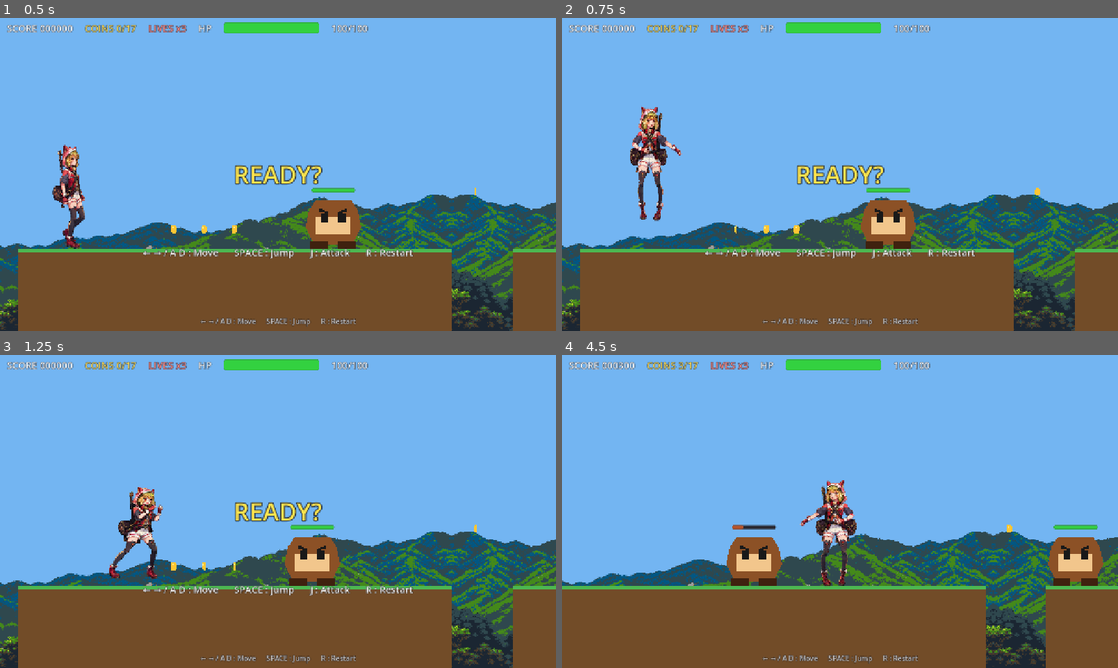
Above: before the commit, frames 1-4 (two rows, left to right).
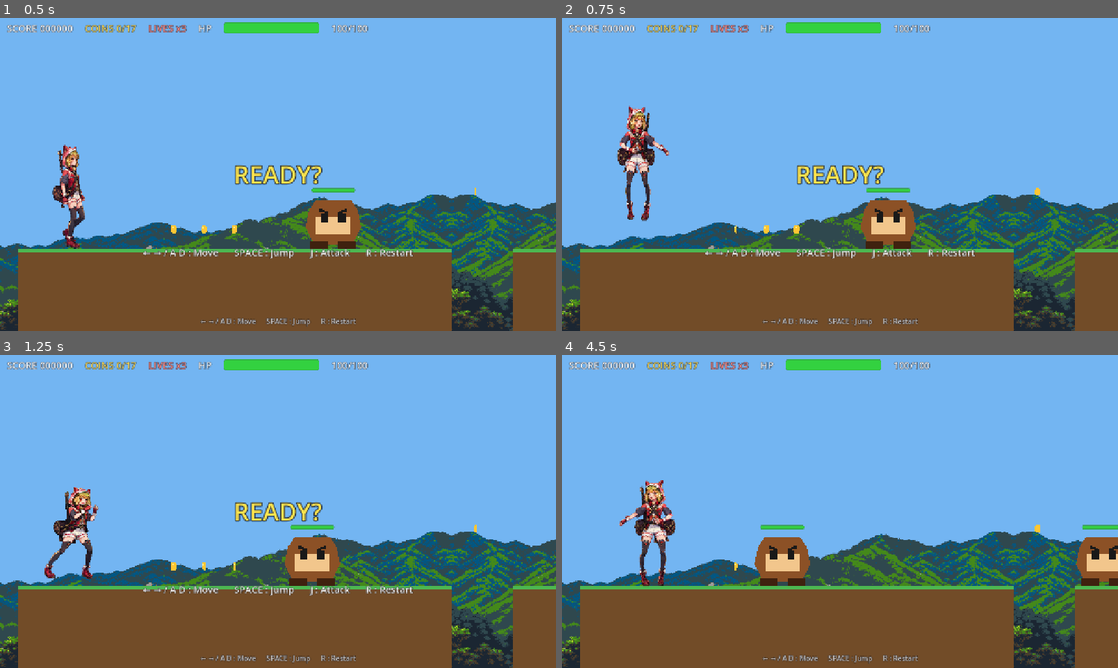
Above: after the commit, the same moments.

Repository: Daihamamatsu/godot_test
Game: Godot game, scene res://scenes/main.tscn
The game is run twice, just before and just after one commit, with the same random seed, the same clock (stepped at 60 frames per second) and the same inputs.
Inputs:
- Up to frame 1 (0.5 s): no input
- Up to frame 2 (0.75 s): tap Enter at 0.5 s; hold D (move_right) from 0.53 s (still down); hold Space (jump) from 0.53 s (still down); tap J (attack) at 0.6 s
- Up to frame 3 (1.25 s): keep holding D (move_right); keep holding Space (jump)
- Up to frame 4 (4.5 s): release Space (jump) at 1.28 s; tap Space (jump) at 1.35, 1.52, 1.82, 3.02, 3.32 s; tap J (attack) at 1.55, 2.1, 2.85, 4.35 s; release D (move_right) at 2.03 s; hold A (move_left) 2.03-2.78 s; hold Space (jump) 2.03-2.78 s; hold D (move_right) 2.78-4.28 s; hold Space (jump) 3.53-4.28 s; hold A (move_left) from 4.28 s (still down)

Frame 1 is identical in both runs. In frame 2, 2.0% of the frame differs, in the area x 9-22%, y 28-65%; in frame 3, 2.3%; in frame 4, 16%, in the area x 0-100%, y 2-100%.

Commit message:
fix: 攻撃中の操作制限と敵のくらいモーションを追加 (Issue #19)

Diff:
--- a/scripts/enemy.gd
+++ b/scripts/enemy.gd
@@ -9,6 +9,9 @@
 const MAX_FALL_SPEED := 800.0
 const MAX_HP := 100
 const STOMP_AP := 50
+const HITSTUN_TIME := 0.3
+const HITSTUN_KNOCKBACK := 180.0
+const HITSTUN_ALPHA := 0.45
 
 @onready var hurt: Area2D = $Hurt
 @onready var hurt_shape: CollisionShape2D = $Hurt/CollisionShape2D
@@ -17,6 +20,7 @@
 var dir := -1
 var dead := false
 var hp := MAX_HP
+var hitstun := 0.0
 
 
 func _ready() -> void:
@@ -32,9 +36,18 @@
 	if dead:
 		return
 
+	if hitstun > 0.0:
+		hitstun = maxf(hitstun - dt, 0.0)
+		velocity.x = move_toward(velocity.x, 0.0, 900.0 * dt)
+		velocity.y = minf(velocity.y + GRAVITY * dt, MAX_FALL_SPEED)
+		move_and_slide()
+		modulate.a = HITSTUN_ALPHA if hitstun > 0.0 else 1.0
+		return
+
 	velocity.x = dir * SPEED
 	velocity.y = minf(velocity.y + GRAVITY * dt, MAX_FALL_SPEED)
 	move_and_slide()
+	modulate.a = 1.0
 
 	if is_on_wall():
 		dir = -dir
@@ -64,15 +77,31 @@
 
 
 func _on_hurt_area_entered(area: Area2D) -> void:
-	if dead or not area.is_in_group("player_attack"):
+	if dead or hitstun > 0.0 or not area.is_in_group("player_attack"):
 		return
 	var attacker := area.get_parent()
 	if not attacker.is_in_group("player") or not attacker.has_method("consume_attack_hit"):
 		return
 	if not attacker.consume_attack_hit(self):
 		return
-	take_damage(attacker.ATTACK_AP)
+	receive_attack_damage(attacker.ATTACK_AP, attacker)
 	Sfx.play("hit")
+
+
+func receive_attack_damage(ap: int, attacker: Node2D) -> void:
+	if dead or hitstun > 0.0:
+		return
+	take_damage(ap)
+	if dead:
+		return
+	var knockback_dir := signf(global_position.x - attacker.global_position.x)
+	if is_zero_approx(knockback_dir):
+		var attacker_facing: int = int(attacker.get("facing"))
+		knockback_dir = -float(attacker_facing)
+	velocity.x = knockback_dir * HITSTUN_KNOCKBACK
+	velocity.y = -70.0
+	hitstun = HITSTUN_TIME
+	modulate.a = HITSTUN_ALPHA
 
 
 func _get_stomped(body: Node2D) -> void:
@@ -84,6 +113,7 @@
 	set_physics_process(false)
 	velocity = Vector2.ZERO
 	hurt.set_deferred("monitoring", false)
+	modulate.a = 1.0
 	Sfx.play("stomp")
 	emit_signal("stomped")
 	var tw := create_tween()
--- a/scripts/main.gd
+++ b/scripts/main.gd
@@ -473,6 +473,8 @@
 			_check(_enemy_hp_ok(), "enemy-hp")
 			_check(_damage_system_ok(), "damage-system")
 			_check(_attack_system_ok(), "attack-system")
+			_check(_attack_input_lock_ok(), "attack-input-lock")
+			_check(_enemy_hit_motion_ok(), "enemy-hit-motion")
 			_check(get_tree().get_nodes_in_group("coin").size() >= 10, "coins-placed")
 			_check(get_tree().get_nodes_in_group("enemy").size() >= 3, "enemies-placed")
 			Input.action_press("move_right")
@@ -643,7 +645,47 @@
 	player._finish_attack()
 	enemy.hp = hp_before
 	enemy.hp_changed.emit(enemy.hp, enemy.MAX_HP)
+	enemy.hitstun = 0.0
+	enemy.modulate.a = 1.0
 	return frames_ok and active_window_ok and collision_ok and hit_once and hit_once_only
+
+
+func _attack_input_lock_ok() -> bool:
+	var position_before: Vector2 = player.global_position
+	player.velocity = Vector2(120.0, 0.0)
+	player._jump_buffer = player.JUMP_BUFFER_TIME
+	player.start_attack()
+	player._physics_process(1.0 / 60.0)
+	var movement_locked: bool = is_zero_approx(player.global_position.x - position_before.x) and is_zero_approx(player.velocity.x)
+	var jump_locked: bool = player.velocity.y >= 0.0 and is_zero_approx(player._jump_buffer)
+	var attack_still_active: bool = player.attacking
+	player._finish_attack()
+	player.respawn(SPAWN)
+	return movement_locked and jump_locked and attack_still_active
+
+
+func _enemy_hit_motion_ok() -> bool:
+	var enemies := get_tree().get_nodes_in_group("enemy")
+	if enemies.is_empty():
+		return false
+	var enemy := enemies[0]
+	var attacker := player
+	var start_position: Vector2 = enemy.global_position
+	var start_hp: int = enemy.hp
+	attacker.global_position = start_position + Vector2(-120.0, 0.0)
+	enemy.receive_attack_damage(attacker.ATTACK_AP, attacker)
+	var hp_ok: bool = enemy.hp == start_hp - attacker.ATTACK_AP
+	var knockback_ok: bool = enemy.velocity.x > 0.0
+	var alpha_ok: bool = is_equal_approx(enemy.modulate.a, enemy.HITSTUN_ALPHA)
+	var hitstun_ok: bool = enemy.hitstun > 0.0
+	enemy._physics_process(0.1)
+	var moved_ok: bool = enemy.global_position.x > start_position.x
+	enemy.hitstun = 0.0
+	enemy.modulate.a = 1.0
+	enemy.global_position = start_position
+	enemy.velocity = Vector2.ZERO
+	attacker.global_position = SPAWN
+	return hp_ok and knockback_ok and alpha_ok and hitstun_ok and moved_ok
 
 
 func _check(cond: bool, test_name: String) -> void:
--- a/scripts/player.gd
+++ b/scripts/player.gd
@@ -62,13 +62,16 @@
 		return
 
 	var dir := 0.0
-	if state == State.ALIVE:
+	if state == State.ALIVE and not attacking:
 		dir = Input.get_axis("move_left", "move_right")
 		if Input.is_action_just_pressed("attack"):
 			start_attack()
 
 	# --- 横移動 ---
-	if dir != 0.0:
+	if attacking:
+		# 攻撃中は移動入力を受け付けず、その場で攻撃を続ける。
+		velocity.x = 0.0
+	elif dir != 0.0:
 		var accel := ACCEL if is_on_floor() else AIR_ACCEL
 		velocity.x = move_toward(velocity.x, dir * MOVE_SPEED, accel * dt)
 		facing = 1 if dir > 0.0 else -1
@@ -77,7 +80,9 @@
 		velocity.x = move_toward(velocity.x, 0.0, decel * dt)
 
 	# --- ジャンプバッファ + コヨーテタイム ---
-	if Input.is_action_just_pressed("jump") and state == State.ALIVE:
+	if attacking:
+		_jump_buffer = 0.0
+	elif Input.is_action_just_pressed("jump") and state == State.ALIVE:
 		_jump_buffer = JUMP_BUFFER_TIME
 	else:
 		_jump_buffer = maxf(_jump_buffer - dt, 0.0)
@@ -88,7 +93,7 @@
 	else:
 		_coyote = maxf(_coyote - dt, 0.0)
 
-	if _jump_buffer > 0.0 and _coyote > 0.0 and state == State.ALIVE:
+	if _jump_buffer > 0.0 and _coyote > 0.0 and state == State.ALIVE and not attacking:
 		velocity.y = JUMP_VELOCITY
 		_jump_buffer = 0.0
 		_coyote = 0.0
@@ -186,6 +191,7 @@
 	if attacking or state != State.ALIVE:
 		return
 	attacking = true
+	_jump_buffer = 0.0
 	_attack_elapsed = 0.0
 	_attack_hit_targets.clear()
 	attack_sprite.animation = &"attack"
